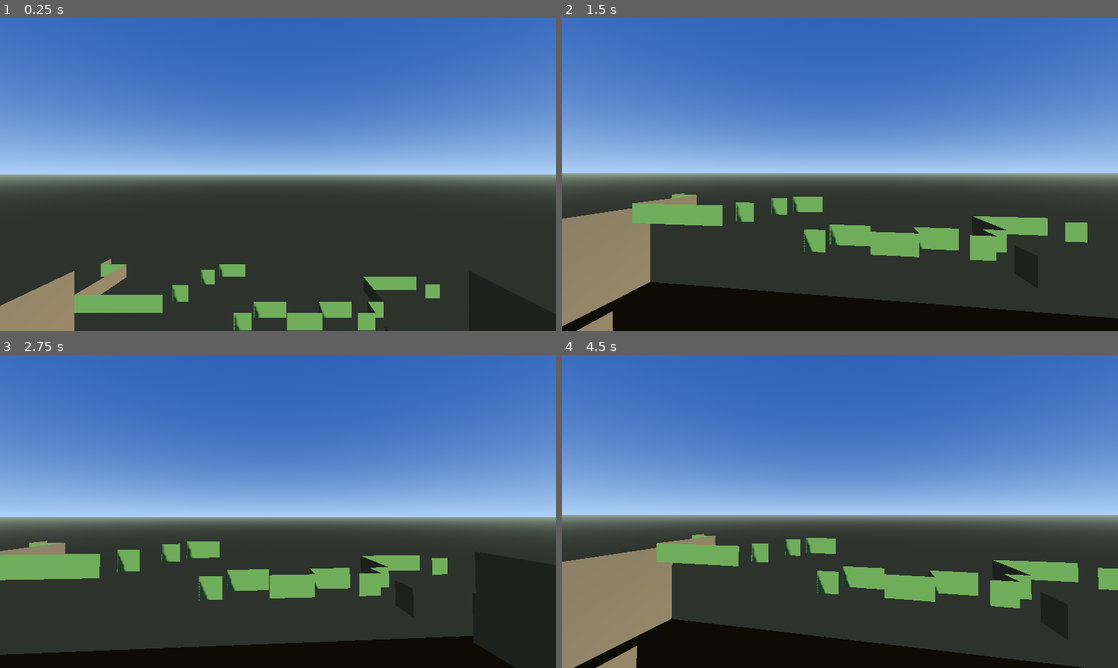
Above: before the commit, frames 1-4 (two rows, left to right).
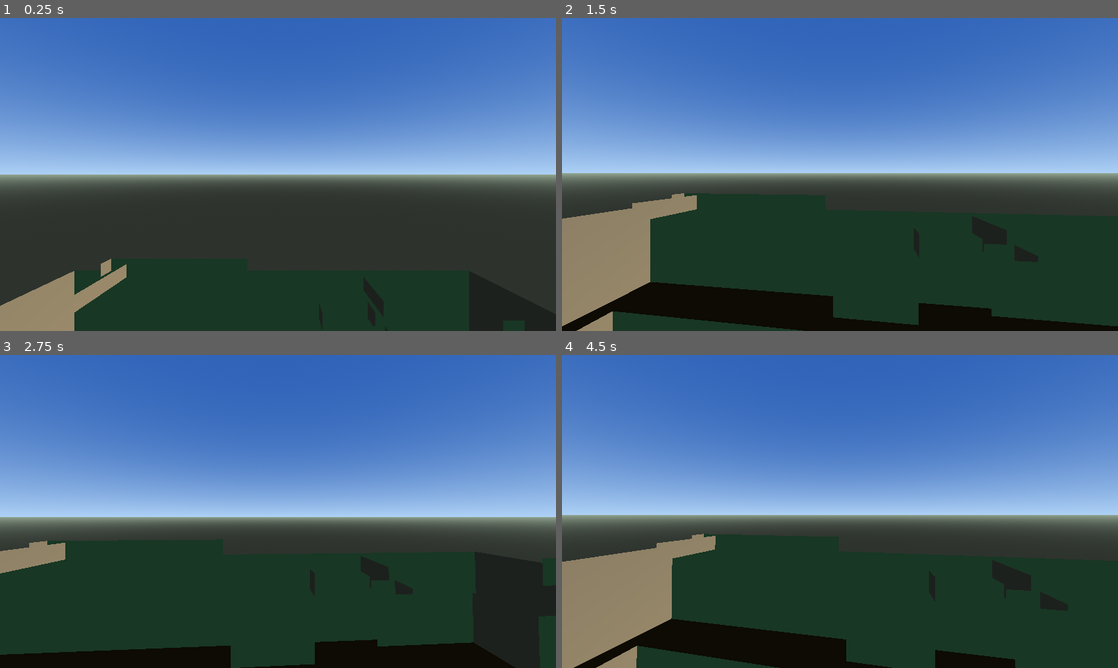
Above: after the commit, the same moments.

Repository: PrevolveCodes/minebreak-godot
Game: Godot game, scene res://scenes/main.tscn
Two runs of this game, one before a commit and one after it. Both use one fixed random seed, a clock stepped at 60 frames per second and the inputs below.
Inputs (mouse positions are in pixels of both pictures, inside the frame that each line leads up to):
- Up to frame 1 (0.25 s): no input
- Up to frame 2 (1.5 s): tap Enter at 0.5 s; move the mouse to (867, 174) at 0.52 s; hold W (move_forward) from 0.53 s (still down); tap Space (jump) at 0.77 s; move the mouse to (812, 174) at 1.27 s
- Up to frame 3 (2.75 s): keep holding W (move_forward); tap Space (jump) at 1.52, 2 s; move the mouse to (289, 505) at 2.02 s
- Up to frame 4 (4.5 s): keep holding W (move_forward); tap Enter at 2.75, 4.25 s; move the mouse to (834, 517) at 2.77 s; tap Space (jump) at 3.02, 3.5, 3.77 s; move the mouse to (878, 514) at 3.52 s; move the mouse to (795, 508) at 4.27 s

The runs differ from the first frame. In frame 1, 3.3% of the frame differs, in the area x 13-80%, y 78-100%; in frame 2, 7.7%, in the area x 9-100%, y 56-100%; in frame 3, 6.5%; in frame 4, 7.4%.

Commit message:
Correct front and back terrain face winding

Diff:
--- a/scripts/world.gd
+++ b/scripts/world.gd
@@ -60,8 +60,8 @@
 		[Vector3(-0.5,-0.5,0.5), Vector3(-0.5,0.5,0.5), Vector3(-0.5,0.5,-0.5), Vector3(-0.5,-0.5,-0.5)],
 		[Vector3(-0.5,0.5,0.5), Vector3(0.5,0.5,0.5), Vector3(0.5,0.5,-0.5), Vector3(-0.5,0.5,-0.5)],
 		[Vector3(-0.5,-0.5,-0.5), Vector3(0.5,-0.5,-0.5), Vector3(0.5,-0.5,0.5), Vector3(-0.5,-0.5,0.5)],
-		[Vector3(-0.5,-0.5,0.5), Vector3(-0.5,0.5,0.5), Vector3(0.5,0.5,0.5), Vector3(0.5,-0.5,0.5)],
-		[Vector3(0.5,-0.5,-0.5), Vector3(0.5,0.5,-0.5), Vector3(-0.5,0.5,-0.5), Vector3(-0.5,-0.5,-0.5)]
+		[Vector3(0.5,-0.5,0.5), Vector3(0.5,0.5,0.5), Vector3(-0.5,0.5,0.5), Vector3(-0.5,-0.5,0.5)],
+		[Vector3(-0.5,-0.5,-0.5), Vector3(-0.5,0.5,-0.5), Vector3(0.5,0.5,-0.5), Vector3(0.5,-0.5,-0.5)]
 	]
 	var face_colors := [
 		Color(0.48,0.38,0.23), Color(0.48,0.38,0.23),
